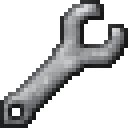
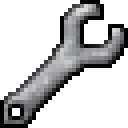
Two versions of the same layered image (128x128). Layer-by-layer changes:
added layer "Layer 6" above "Layer 5" over [left=0, top=0, right=128, bottom=128]
